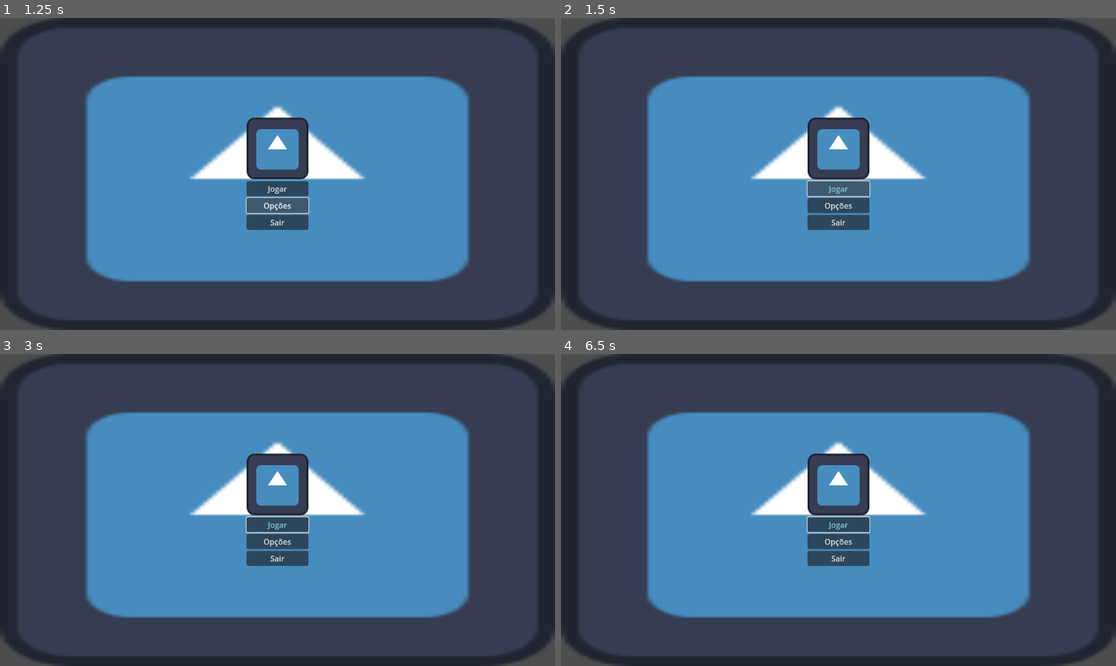
Above: before the commit, frames 1-4 (two rows, left to right).
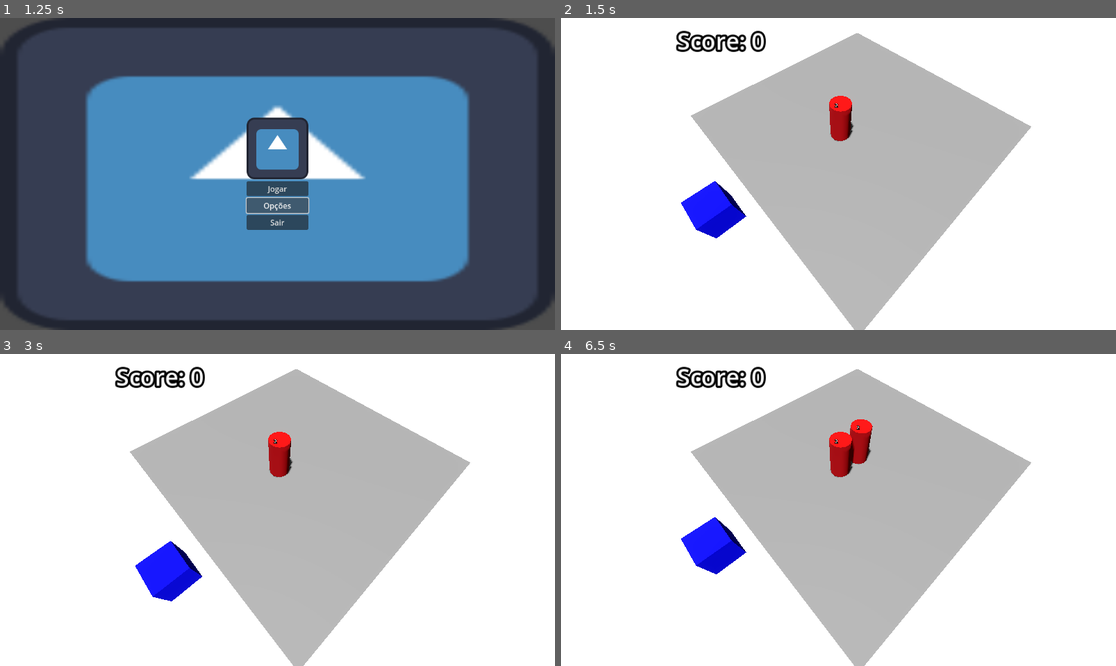
Above: after the commit, the same moments.

Repository: Sacolle/Gamejam
Game: Godot game, scene res://menu.tscn
The game is run twice, just before and just after one commit, with the same random seed, the same clock (stepped at 60 frames per second) and the same inputs. This scene is started directly instead of the project's main scene. The engine's default icon, where the game draws it, is replaced by a stand-in: a white triangle on a blue panel in a dark square.
Inputs (mouse positions are in pixels of both pictures, inside the frame that each line leads up to):
- Up to frame 1 (1.25 s): click "Opções" at 0.5 s
- Up to frame 2 (1.5 s): click "Jogar" at 1.25 s
- Up to frame 3 (3 s): click (277, 525) at 2 s, where only the run before the commit has a clickable "Jogar"; tap Enter at 2.75 s; move the mouse to (399, 494) at 2.77 s; hold D (right) from 2.78 s (still down); hold Space (scan) from 2.78 s (still down); click (399, 494) at 2.92 s
- Up to frame 4 (6.5 s): move the mouse to (727, 525) at 3.52 s; release D (right) at 3.53 s; release Space (scan) at 3.53 s; hold A (left) 3.53-4.28 s; tap Space (scan) at 3.6, 5.1 s; tap Enter at 4.25, 5.75 s; move the mouse to (894, 441) at 4.27 s; hold Space (scan) 4.28-5.03 s; hold D (right) 4.28-5.78 s; move the mouse to (810, 572) at 5.02 s; click (810, 572) at 5.17 s; move the mouse to (1005, 556) at 5.77 s; hold A (left) from 5.78 s (still down); hold Space (scan) from 5.78 s (still down)

Frame 1 is identical in both runs. In frame 2, 100% of the frame differs, in the area x 0-100%, y 0-100%; in frame 3, 100%; in frame 4, 100%.

Commit message:
game menu interface - added scripts

Diff:
--- /dev/null
+++ b/menu.gd
@@ -0,0 +1,21 @@
+extends Control
+
+# Called when the node enters the scene tree for the first time.
+func _ready():
+	pass # Replace with function body.
+
+
+# Called every frame. 'delta' is the elapsed time since the previous frame.
+func _process(delta):
+	pass
+
+func _on_jogar_btn_pressed():
+	get_tree().change_scene_to_file("res://main.tscn")
+
+
+func _on_opcoes_btn_pressed():
+	pass # TODO interface de opcoes
+
+
+func _on_sair_btn_pressed():
+	get_tree().quit()
--- a/menu.tscn
+++ b/menu.tscn
@@ -1,6 +1,7 @@
-[gd_scene load_steps=3 format=3 uid="uid://cbfpiltp1mwdw"]
+[gd_scene load_steps=4 format=3 uid="uid://cbfpiltp1mwdw"]
 
 [ext_resource type="Texture2D" uid="uid://mnsckkerkib2" path="res://icon.svg" id="1_0usdk"]
+[ext_resource type="Script" path="res://menu.gd" id="1_gkga2"]
 [ext_resource type="Theme" uid="uid://c5qfcdwvpft2g" path="res://ui_theme.tres" id="2_huf66"]
 
 [node name="MenuControl" type="Control"]
@@ -10,6 +11,7 @@
 anchor_bottom = 1.0
 grow_horizontal = 2
 grow_vertical = 2
+script = ExtResource("1_gkga2")
 
 [node name="bg" type="TextureRect" parent="."]
 layout_mode = 1
@@ -54,3 +56,7 @@
 [node name="SairBtn" type="Button" parent="MarginContainer/HBoxContainer/VBoxContainer"]
 layout_mode = 2
 text = "Sair"
+
+[connection signal="pressed" from="MarginContainer/HBoxContainer/VBoxContainer/JogarBtn" to="." method="_on_jogar_btn_pressed"]
+[connection signal="pressed" from="MarginContainer/HBoxContainer/VBoxContainer/OpcoesBtn" to="." method="_on_opcoes_btn_pressed"]
+[connection signal="pressed" from="MarginContainer/HBoxContainer/VBoxContainer/SairBtn" to="." method="_on_sair_btn_pressed"]
